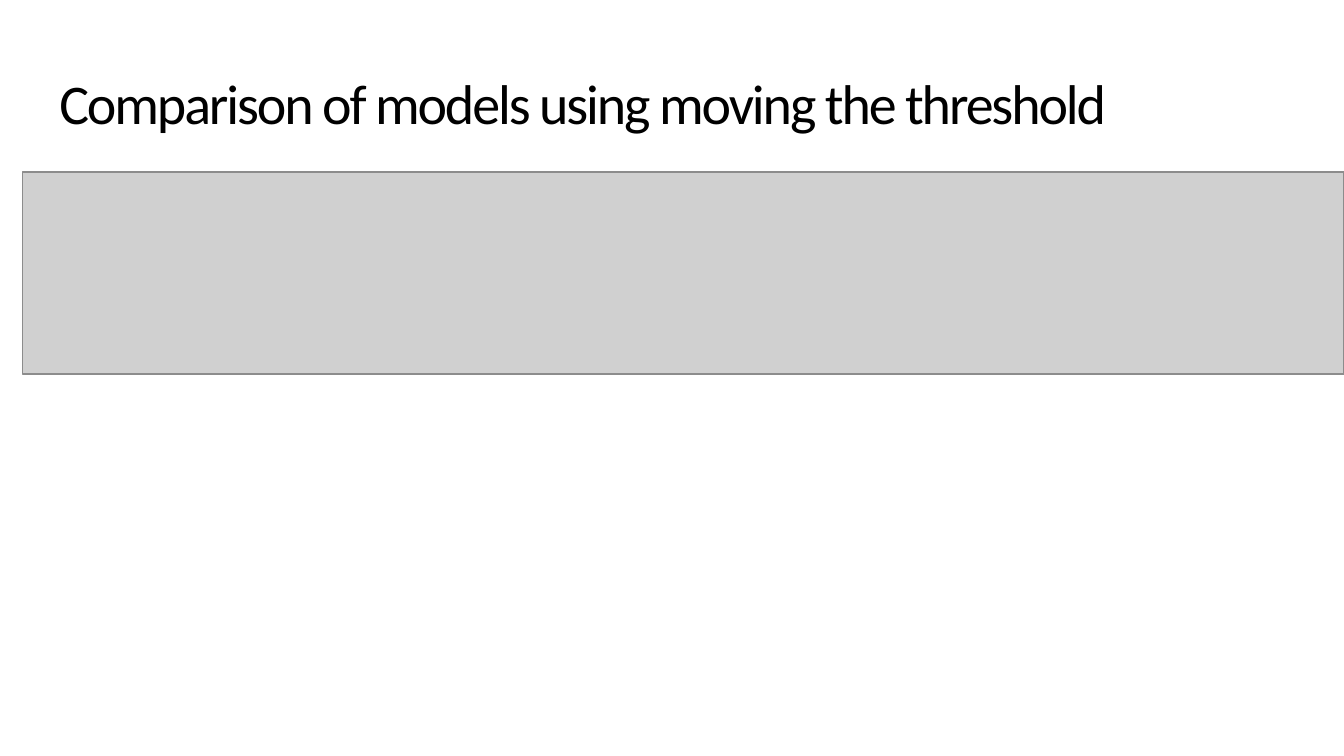
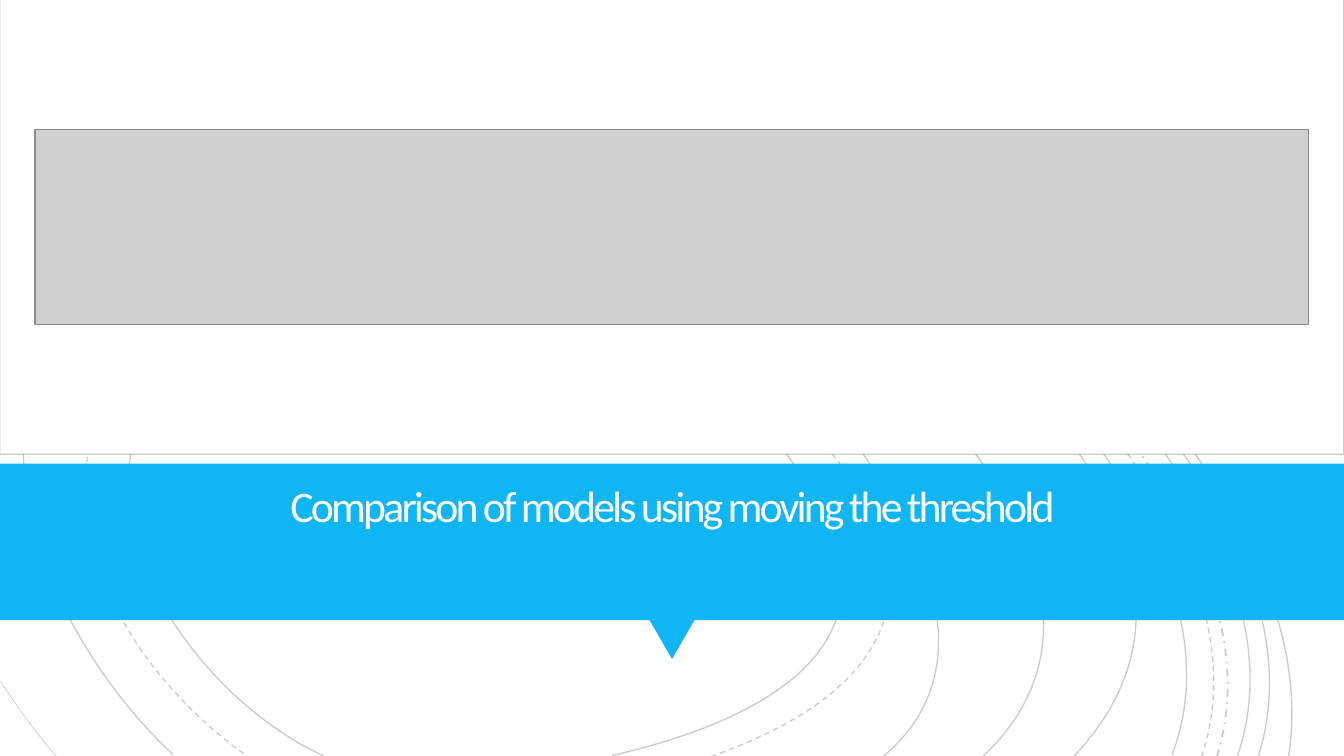
Before and after one commit to mathisme/ThinkfulSLCap, a slide deck: slide 13 of Capstone2.pptx (slide 14 before the commit). Drawn at 1344x756 pixels with LibreOffice and Linux fonts; fonts in the diff are those of the drawing; grey boxes stand for pictures. Boxes give left, top, right and bottom in pixels: in the first picture for what was removed or moved away, otherwise in the second. Text is boxed around its words. In the diff, an @@ line names an element or a change of style, - is before the commit and + after.

```diff
--- a/Capstone2.pptx
+++ b/Capstone2.pptx
@@ rectangle added at (0,0,1344,755), fill #FFFFFF @@
@@ rectangle added at (0,0,1344,454), fill #FFFFFF, outline #000000 0.75 pt @@
@@ group added at (0,0,1344,756): 19 freeform shapes @@
@@ group added at (0,0,1344,756): 19 freeform shapes @@
@@ picture: place and size @@
-picture at (23,172,1344,374)
+picture at (35,130,1309,325)
@@ rectangle added at (0,464,1344,620), fill #10B6F4 @@
@@ title "Comparison of models using moving ...": place and size @@
-title "Comparison of models using moving ..." at (59,85,1106,134)
+title "Comparison of models using moving ..." at (290,491,1055,530)
@@ title "Comparison of models using moving ..." at (290,491,1055,530): size 30 to 23.4 pt, text colour #000000 to #FFFEFF, letter spacing -1.1 to -1.5 pt; alignment left to centre; line spacing 0.85 to 0.8; vertical alignment top to bottom @@
@@ triangle added at (649,620,694,659), fill #10B6F4 @@
```
Also in this commit, not shown: 8 other slides changed, 1 slide removed.
